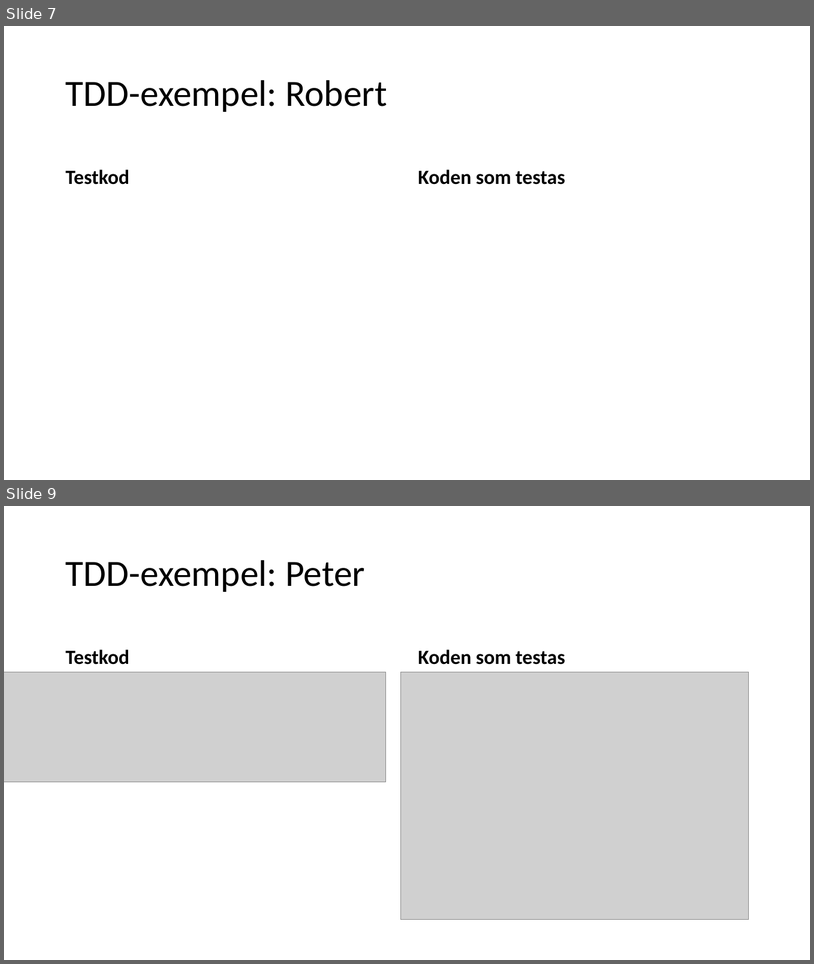
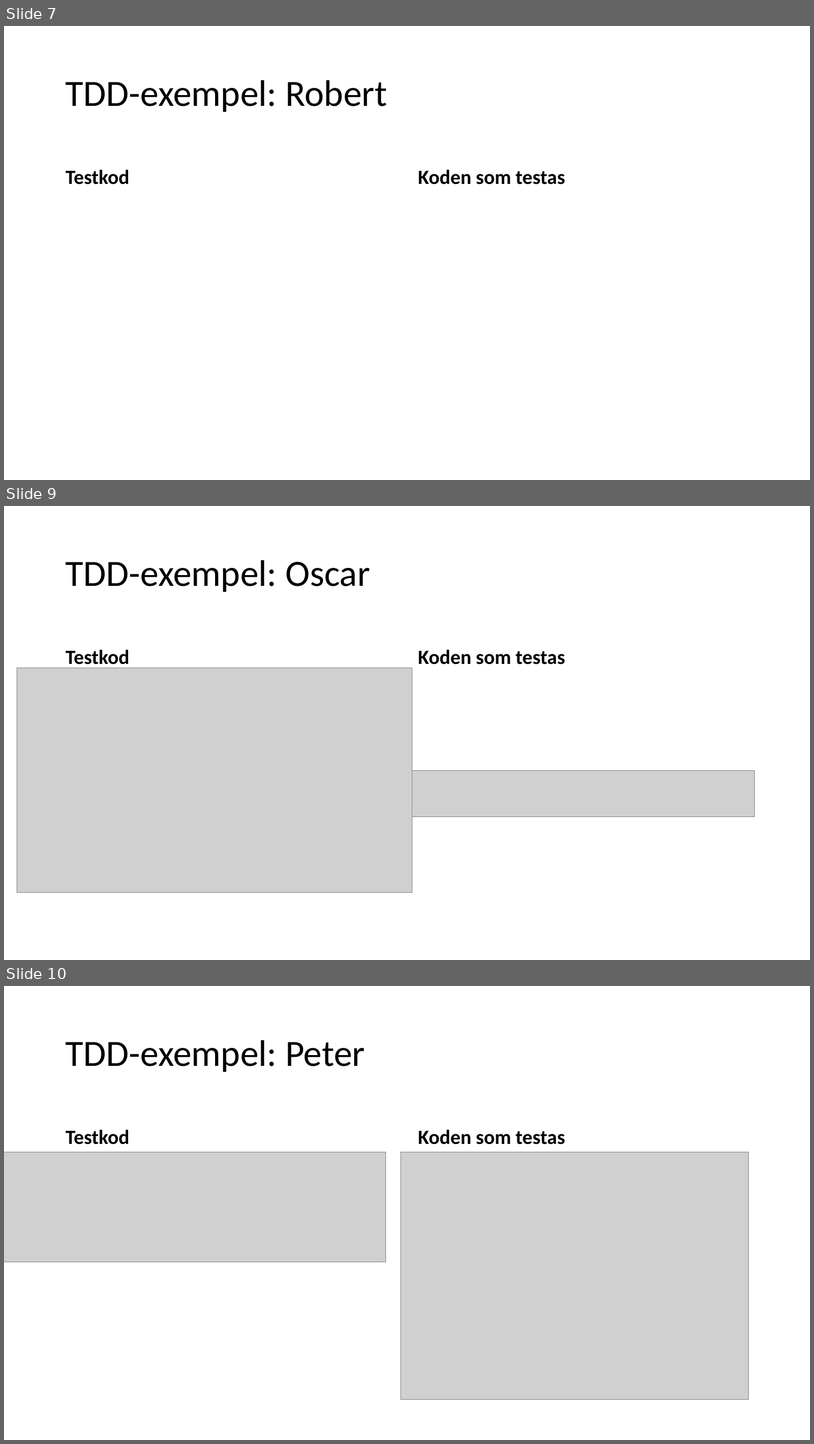
Before and after one commit to fyrtio2/projektINTE, a slide deck: 01 Dokumentation/slutredovisning.pptx. Shown one above the other, each under a label of ours: slides 7 and 9 before the commit, slides 7, 9 and 10 after it; the slides between them are not shown. The pictures are 814x964 and 814x1444 pixels, drawn with LibreOffice and Linux fonts; fonts in the diff are those of the drawing; grey boxes stand for pictures. Boxes give left, top, right and bottom in pixels: in the first picture for what was removed or moved away, otherwise in the second. Text is boxed around its words. In the diff, an @@ line names an element or a change of style, - is before the commit and + after.

Commit message:
lagt til tdd exempel i powerpointen

```diff
--- a/01 Dokumentation/slutredovisning.pptx
+++ b/01 Dokumentation/slutredovisning.pptx
@@ slide 9 added at box(4, 506, 810, 960), background #FFFFFF @@
@@ title added at box(66, 560, 370, 592), 44 pt, text #000000 @@
+TDD-exempel: Oscar
@@ text added at box(66, 649, 130, 669), 24 pt, text #000000, bold @@
+Testkod
@@ text added at box(418, 649, 565, 664), 24 pt, text #000000, bold @@
+Koden som testas
@@ picture added at box(17, 668, 413, 892) @@
@@ picture added at box(413, 771, 755, 816) @@
@@ what was slide 9 is now slide 10 @@
```
Also in this commit, not shown: 1 slide changed.
